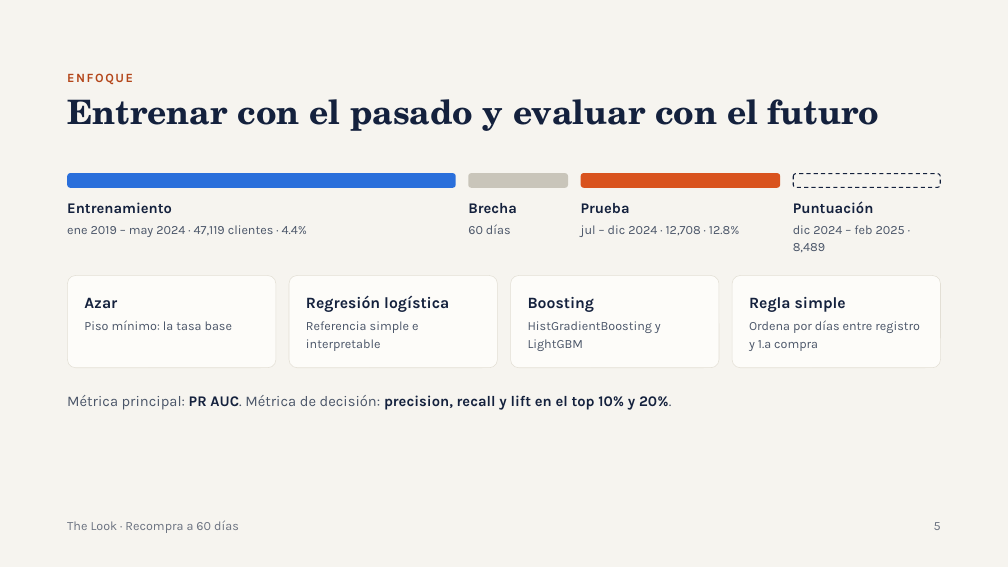
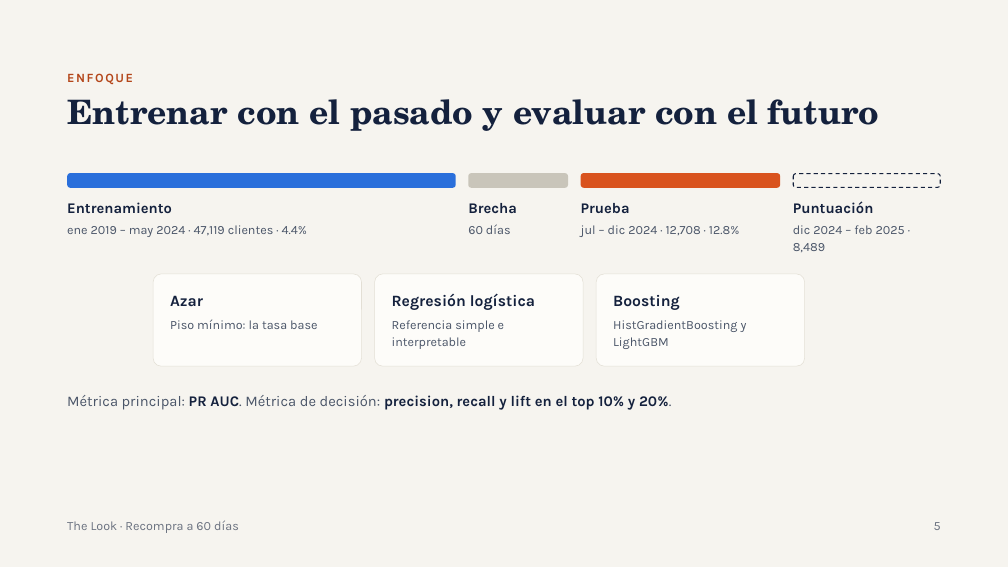
Before and after one commit to WilliamsCG57/BusinessCaseMLE, a slide deck: slide 5 of docs/The Look · Recompra a 60 días.pptx. Drawn at 1008x567 pixels with LibreOffice and Linux fonts; fonts in the diff are those of the drawing. Boxes give left, top, right and bottom in pixels: in the first picture for what was removed or moved away, otherwise in the second. Text is boxed around its words. In the diff, an @@ line names an element or a change of style, - is before the commit and + after.

```diff
--- a/docs/The Look · Recompra a 60 días.pptx
+++ b/docs/The Look · Recompra a 60 días.pptx
@@ 6 texts, 3 rounded rectangles moved together from (x1=67, y1=275, x2=719, y2=368) to (x1=154, y1=274, x2=805, y2=366) @@
@@ rounded rectangle removed at (x1=732, y1=275, x2=941, y2=368) @@
@@ text removed at (x1=749, y1=297, x2=846, y2=312) @@
-Regla simple
@@ text removed at (x1=749, y1=320, x2=920, y2=351) @@
-Ordena por días entre registro y 1.ª compra
```
Also in this commit, not shown: 1 other slide changed.
